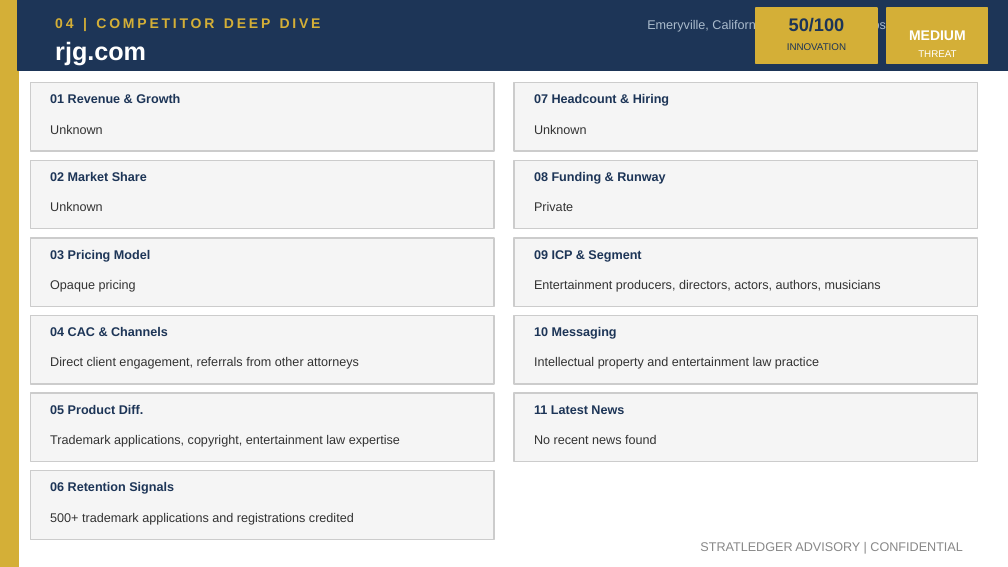
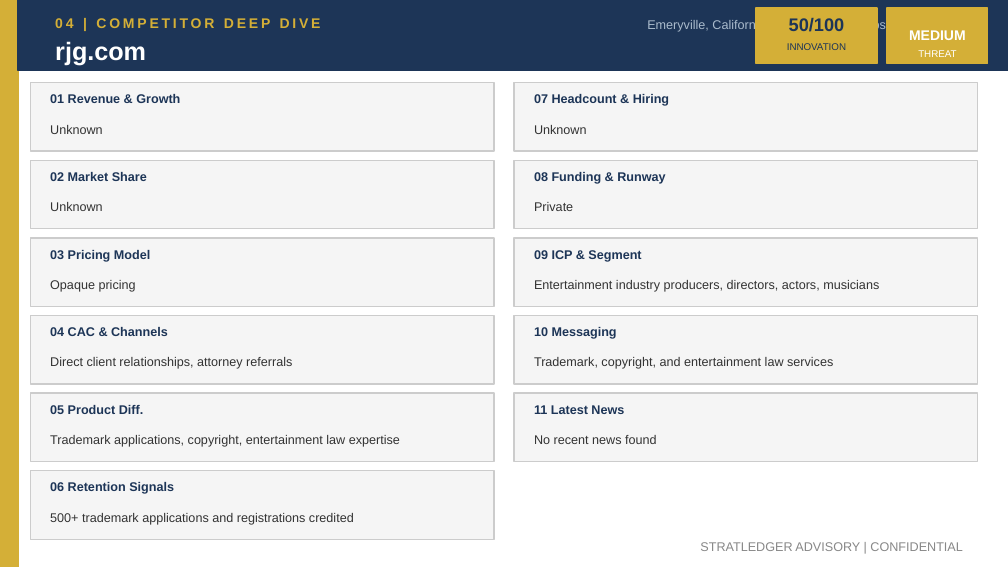
Before and after one commit to apexmakeshop-dot/droplet-commands, a slide deck: slide 6 of mesh_bioplastics_CI_Report.pptx. Drawn at 1008x567 pixels with LibreOffice and Linux fonts; fonts in the diff are those of the drawing. Boxes give left, top, right and bottom in pixels: in the first picture for what was removed or moved away, otherwise in the second. Text is boxed around its words. In the diff, an @@ line names an element or a change of style, - is before the commit and + after.

```diff
--- a/mesh_bioplastics_CI_Report.pptx
+++ b/mesh_bioplastics_CI_Report.pptx
@@ text at (534,280,879,292): text changed @@
-Entertainment producers, directors, actors, authors, musicians
+Entertainment industry producers, directors, actors, musicians
@@ text at (50,357,292,369): text changed @@
-Direct client engagement, referrals from other attorneys
+Direct client relationships, attorney referrals
@@ text at (534,357,833,369): text changed @@
-Intellectual property and entertainment law practice
+Trademark, copyright, and entertainment law services
```
Also in this commit, not shown: 4 other slides changed.
